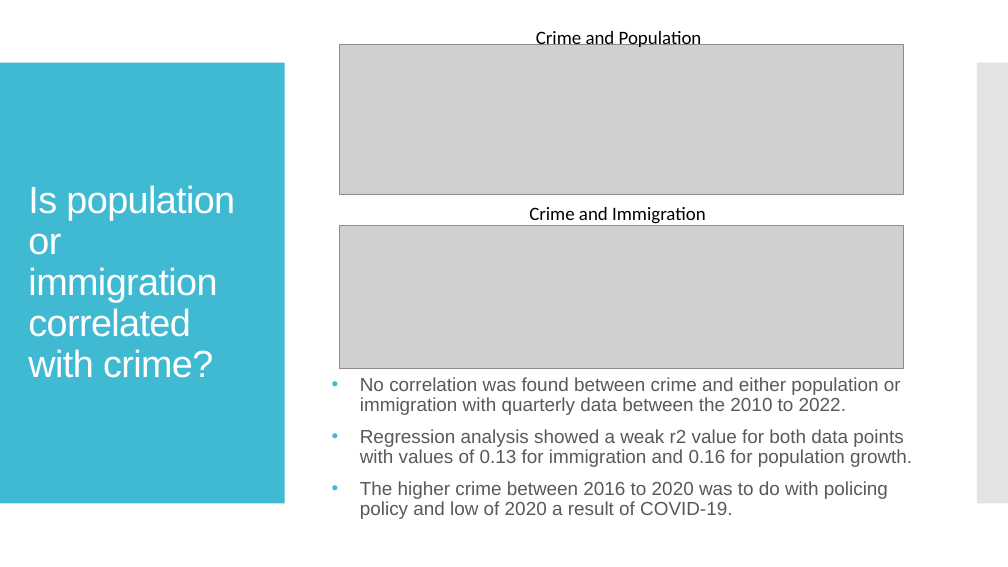
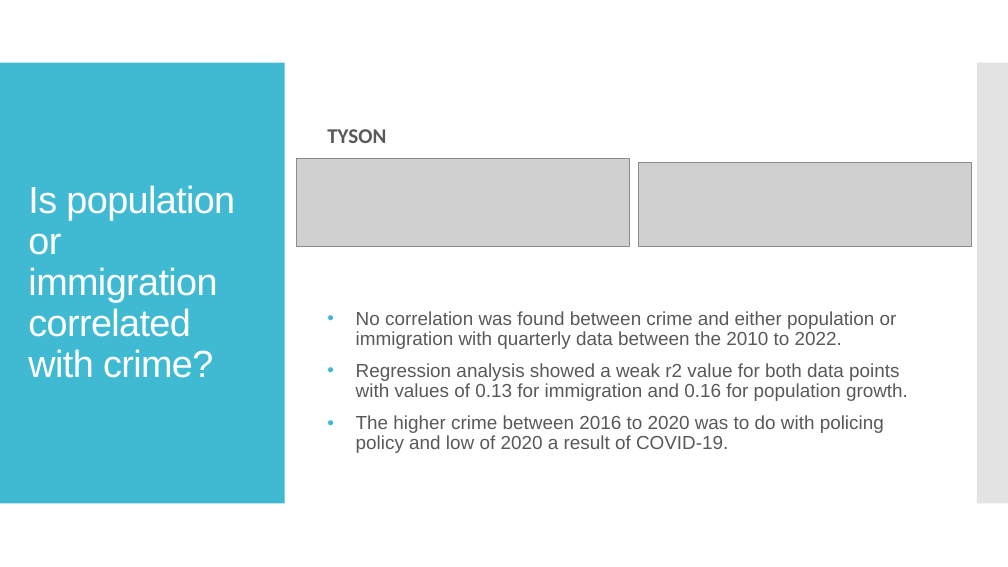
Before and after one commit to DrishP98/Project-1-, a slide deck: slide 3 of crime_data_wa_final.pptx. Drawn at 1008x567 pixels with LibreOffice and Linux fonts; fonts in the diff are those of the drawing; grey boxes stand for pictures. Boxes give left, top, right and bottom in pixels: in the first picture for what was removed or moved away, otherwise in the second. Text is boxed around its words. In the diff, an @@ line names an element or a change of style, - is before the commit and + after.

```diff
--- a/crime_data_wa_final.pptx
+++ b/crime_data_wa_final.pptx
@@ text removed at [536, 29, 702, 47] @@
-Crime and Population
@@ text added at [327, 129, 386, 143], 20 pt, text #595959, bold @@
+TYSON
@@ picture: place and size @@
-picture at [340, 45, 904, 194]
+picture at [296, 159, 629, 247]
@@ picture: place and size @@
-picture at [340, 225, 904, 368]
+picture at [639, 163, 972, 247]
@@ text removed at [529, 207, 706, 226] @@
-Crime and Immigration
@@ text "No correlation was found between ...": place and size @@
-text "No correlation was found between ..." at [360, 377, 912, 519]
+text "No correlation was found between ..." at [356, 311, 908, 453]
```
Also in this commit, not shown: 5 other slides changed.
